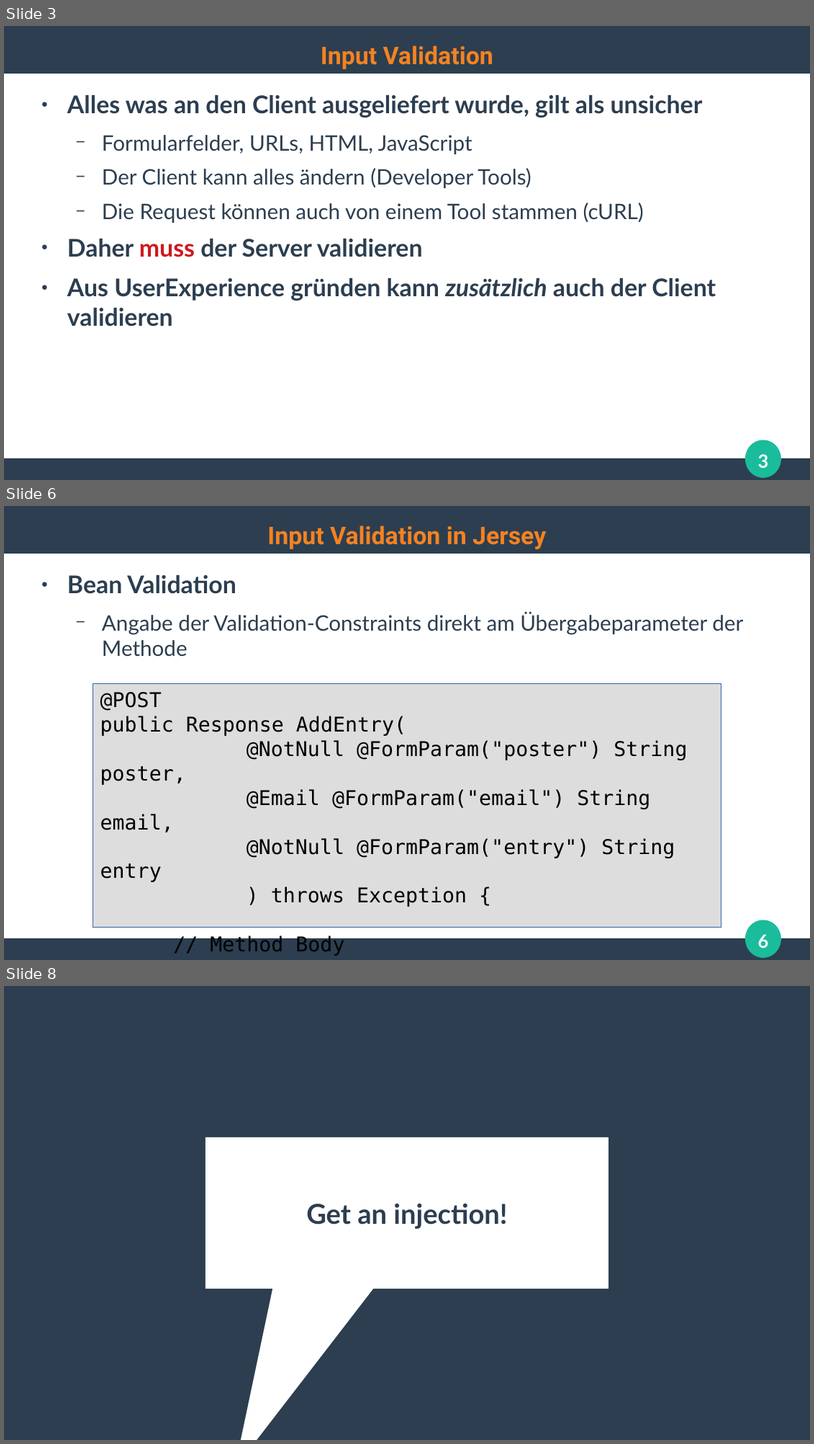
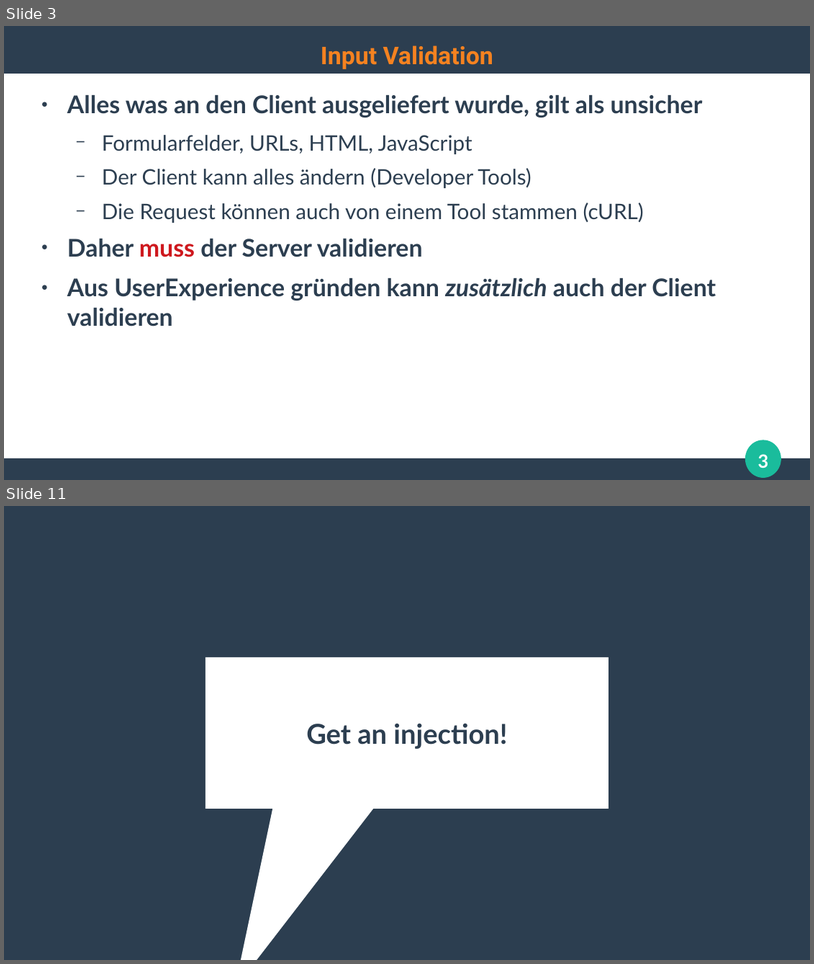
Before and after one commit to ghandmann/HS-AlbSig-WebAnwendungen2, a slide deck: Kapitel/06_WebSecurity.odp. Shown one above the other, each under a label of ours: slides 3, 6 and 8 before the commit, slides 3 and 11 after it; the slides between them are not shown. The pictures are 814x1444 and 814x964 pixels, drawn with LibreOffice and Linux fonts; fonts in the diff are those of the drawing. Boxes give left, top, right and bottom in pixels: in the first picture for what was removed or moved away, otherwise in the second. Text is boxed around its words. In the diff, an @@ line names an element or a change of style, - is before the commit and + after.

```diff
--- a/Kapitel/06_WebSecurity.odp
+++ b/Kapitel/06_WebSecurity.odp
@@ slide 6 removed at <box>4,506,810,960</box>, background #FFFFFF; not listed: 3 template elements that a slide beside it also shows @@
@@ title removed at <box>268,525,546,549</box> @@
-Input Validation in Jersey
@@ text removed at <box>67,575,743,656</box> @@
-● Bean Validation
-  − Angabe der Validation-Constraints direkt am Übergabeparameter der Methode
@@ rectangle removed at <box>93,684,722,927</box> @@
-@POST
-public Response AddEntry(
-@NotNull @FormParam("poster") String poster,
-@Email @FormParam("email") String email,
-@NotNull @FormParam("entry") String entry
-) throws Exception {
-// Method Body
-}
@@ page number removed at <box>759,934,769,947</box> @@
-6
@@ what was slide 8 is now slide 11 @@
```
Also in this commit, not shown: 7 slides changed, 6 slides added, 2 other slides removed.
